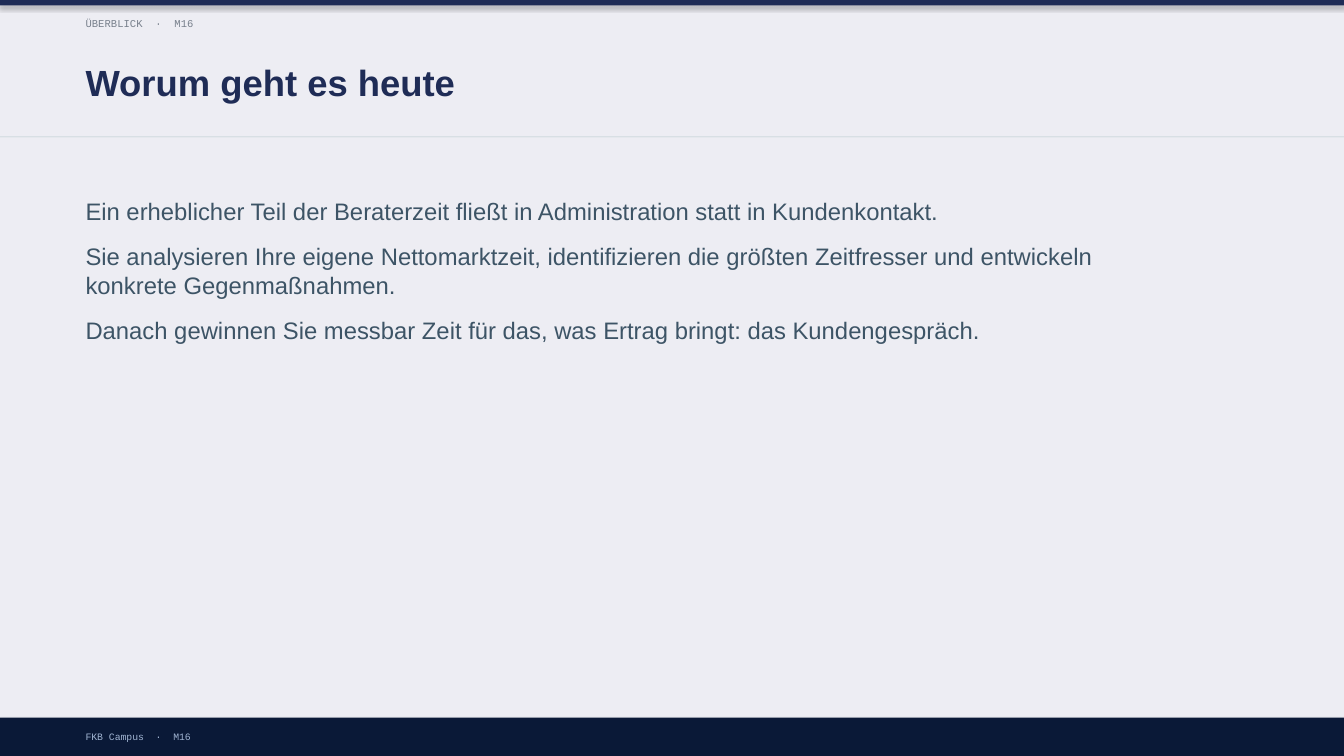
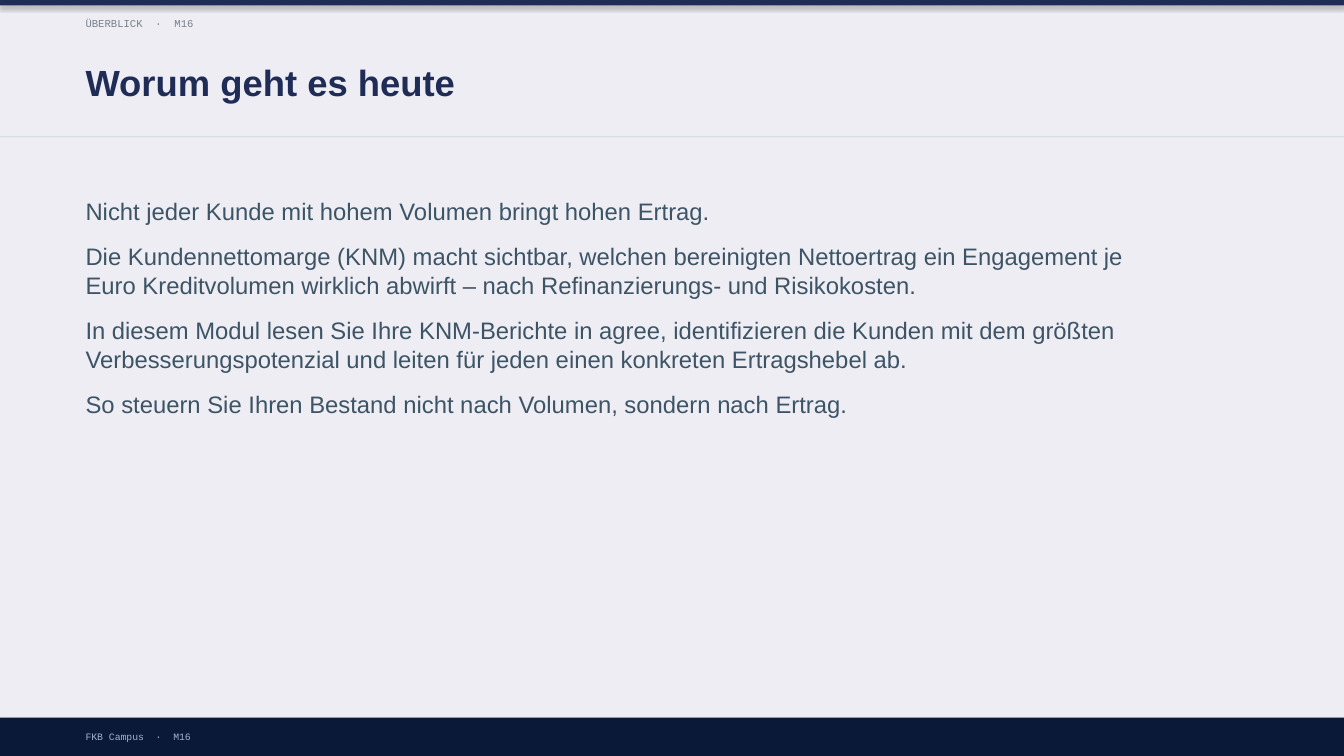
Before and after one commit to ck5rqc47pr-byte/firmenkundenakademie-online, a slide deck: slide 2 of protected-downloads/praesentation/M16.pptx. Drawn at 1344x756 pixels with LibreOffice and Linux fonts; fonts in the diff are those of the drawing. Boxes give left, top, right and bottom in pixels: in the first picture for what was removed or moved away, otherwise in the second. Text is boxed around its words. In the diff, an @@ line names an element or a change of style, - is before the commit and + after.

```diff
--- a/protected-downloads/praesentation/M16.pptx
+++ b/protected-downloads/praesentation/M16.pptx
@@ text at [86,202,1123,418]: text changed @@
-Ein erheblicher Teil der Beraterzeit fließt in Administration statt in Kundenkontakt.
-Sie analysieren Ihre eigene Nettomarktzeit, identifizieren die größten Zeitfresser und entwickeln konkrete Gegenmaßnahmen.
-Danach gewinnen Sie messbar Zeit für das, was Ertrag bringt: das Kundengespräch.
+Nicht jeder Kunde mit hohem Volumen bringt hohen Ertrag.
+Die Kundennettomarge (KNM) macht sichtbar, welchen bereinigten Nettoertrag ein Engagement je Euro Kreditvolumen wirklich abwirft – nach Refinanzierungs- und Risikokosten.
+In diesem Modul lesen Sie Ihre KNM-Berichte in agree, identifizieren die Kunden mit dem größten Verbesserungspotenzial und leiten für jeden einen konkreten Ertragshebel ab.
+So steuern Sie Ihren Bestand nicht nach Volumen, sondern nach Ertrag.
```
Also in this commit, not shown: 15 other slides changed, 7 other files.
